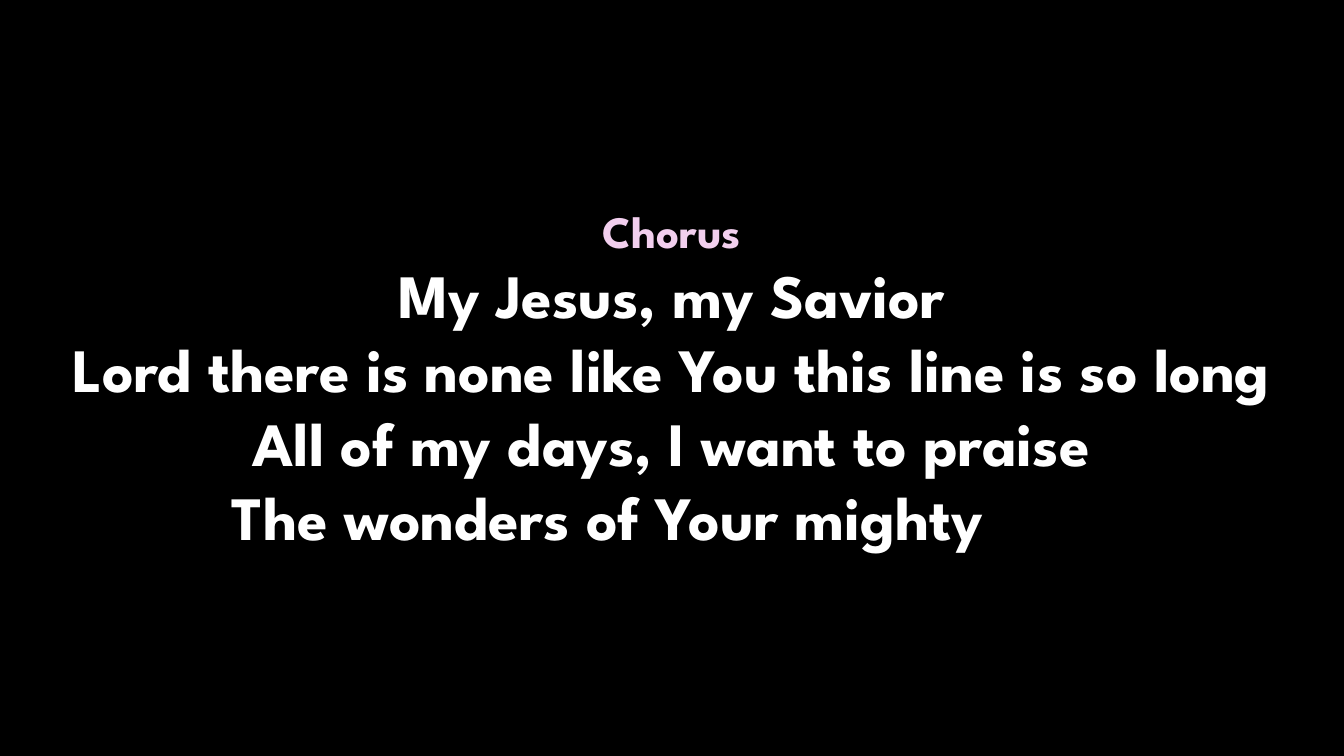
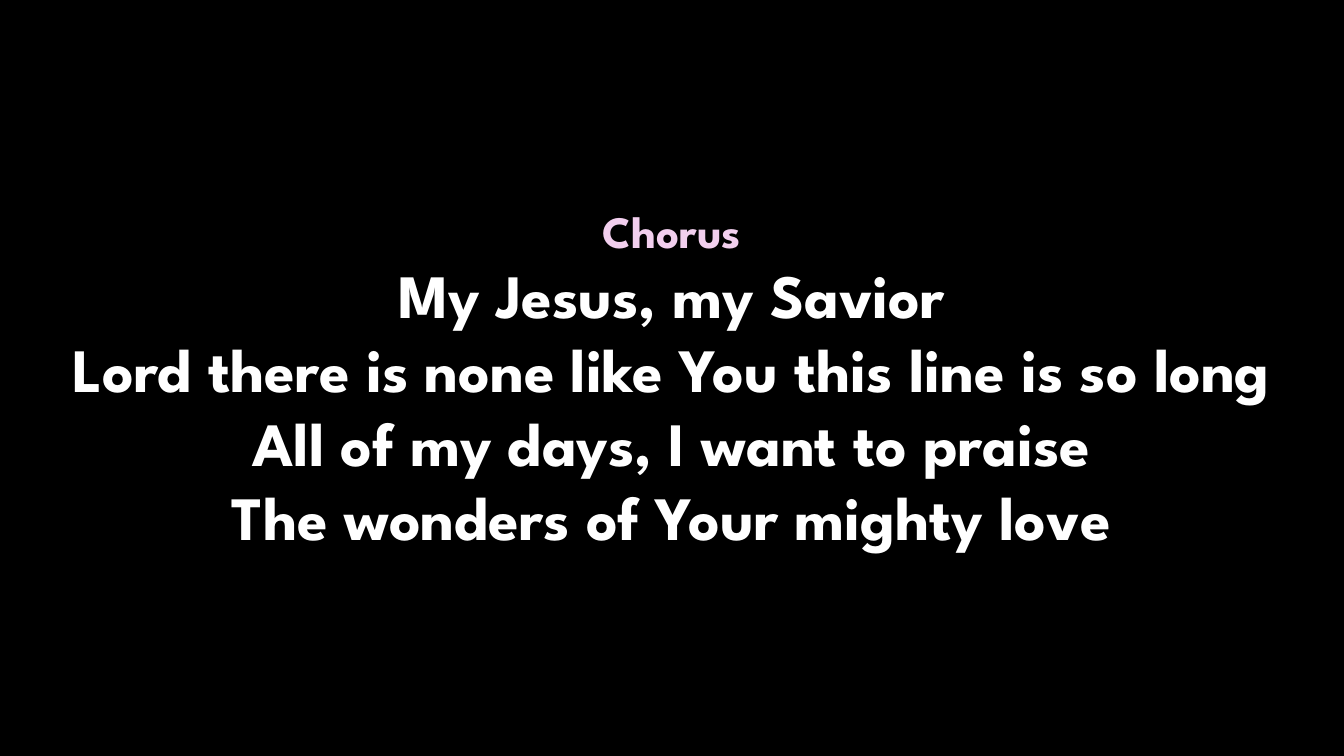
Before and after one commit to notnotedvard/isda-pptgen, a slide deck: slide 5 of template.pptx. Drawn at 1344x756 pixels with LibreOffice and Linux fonts; fonts in the diff are those of the drawing; background and template pictures are left out. Boxes give left, top, right and bottom in pixels: in the first picture for what was removed or moved away, otherwise in the second. Text is boxed around its words. In the diff, an @@ line names an element or a change of style, - is before the commit and + after.

```diff
--- a/template.pptx
+++ b/template.pptx
@@ text at box(232, 478, 1111, 554): text colour #000000 to #FFFFFF in "love" @@
```
Also in this commit, not shown: 3 other files.
